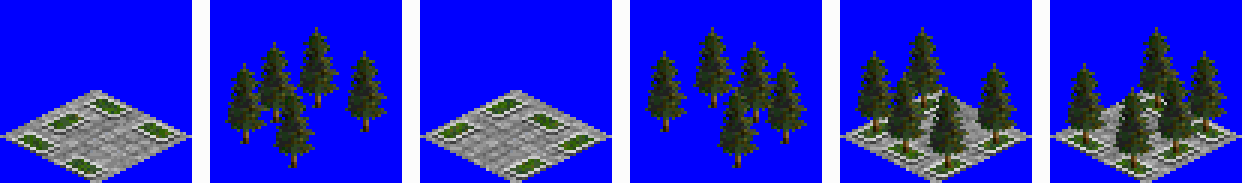
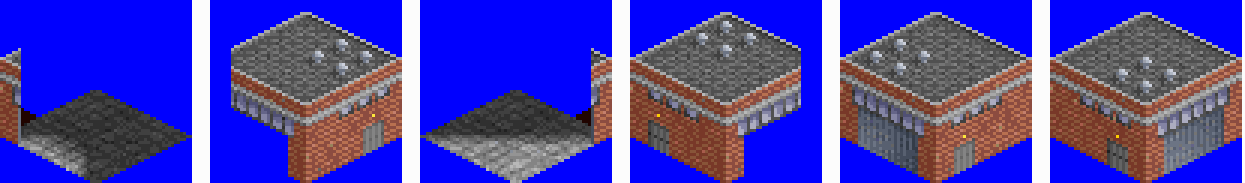
Layered file, before and after one edit (1245 × 183). Changes by layer:
hid "WALK" over (0, 27, 1242, 183)
hid "WALK_SNOW" over (0, 27, 1242, 183)
added layer "STON" above "STON_SNOW" over (0, 12, 1242, 183)
added layer "STON_SNOW" above "RAIL" over (0, 12, 1242, 183)
showed "RAIL" over (0, 45, 1242, 183)
